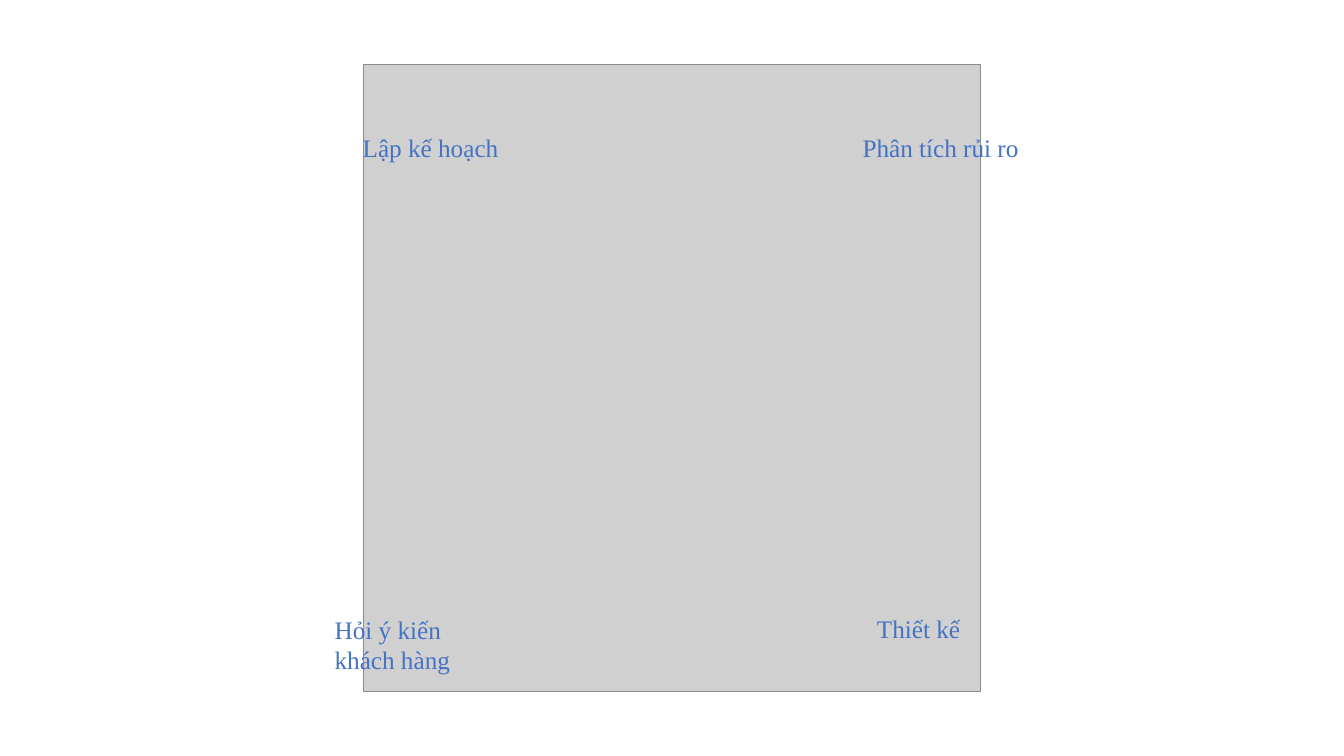
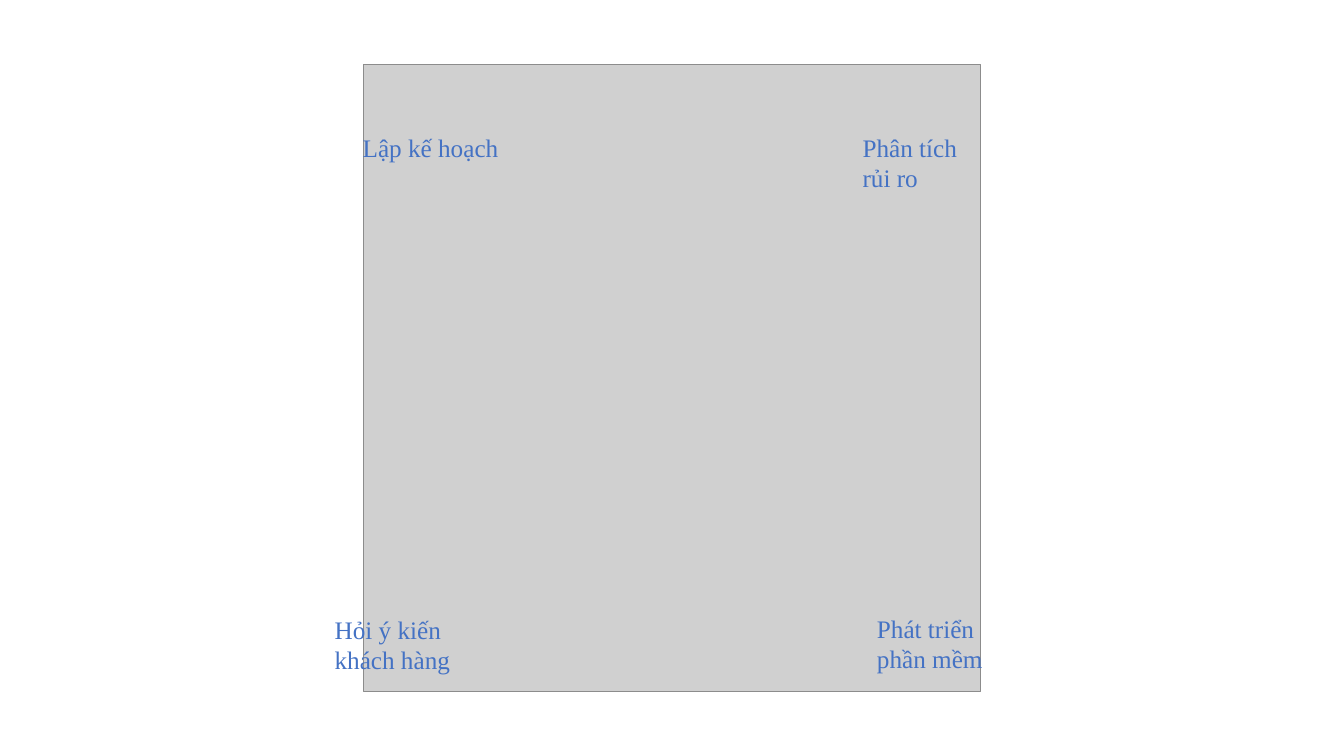
Before and after one commit to nmhienbn/LaTeX, a slide deck: slide 6 of CNPM/2/models.pptx. Drawn at 1344x756 pixels with LibreOffice and Linux fonts; fonts in the diff are those of the drawing; grey boxes stand for pictures. Boxes give left, top, right and bottom in pixels: in the first picture for what was removed or moved away, otherwise in the second. Text is boxed around its words. In the diff, an @@ line names an element or a change of style, - is before the commit and + after.

```diff
--- a/CNPM/2/models.pptx
+++ b/CNPM/2/models.pptx
@@ text "Phân tích rủi ro" rewrapped from [863,137,1018,163] to [863,139,957,187] @@
@@ text at [877,620,982,674]: text changed @@
-Thiết kế
+Phát triển
+phần mềm
```
Also in this commit, not shown: 7 other files.
